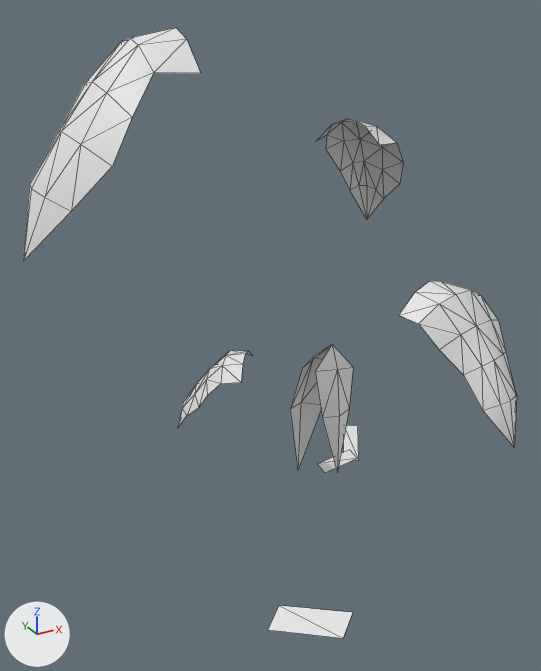
The OBJ model game/assets/models/plants/SM_Plant_PhilodendronClimbing_Leaf_LOD1.obj, before and after one commit.
Both versions are drawn from a 50 mm lens placed at (-2.2, -3.26, 3.01), pointed at (-0.43, -0.05, 1.41). Lighting does not change. The marker at lower left points along +X, +Y and +Z. The older version comes first. Mesh edges are drawn as thin lines. Where no turn or scale is listed for an object, it has been applied to the vertices. Vertices at exactly the same position are counted once.

In view in the first picture: 'SM_Plant_PhilodendronClimbing_Leaf_LOD1'.
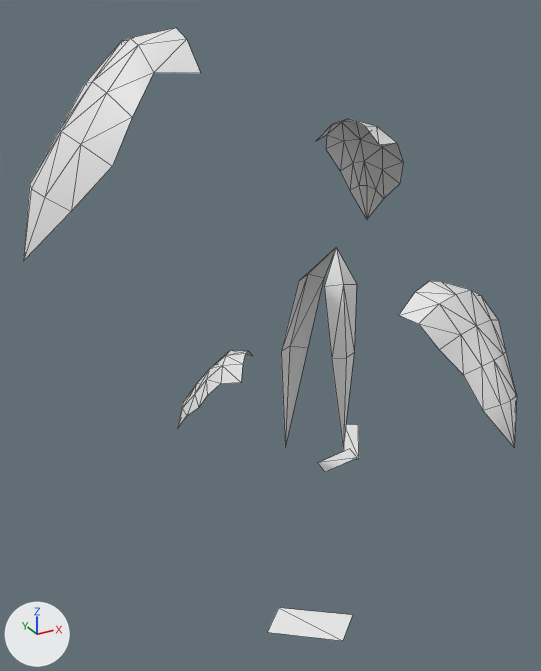
Pixel boxes (x1, y1, x2, y2) of what changed, in the pictures (541 x 671 px; the box of a moved part takes in the faces that stretch with it):
'SM_Plant_PhilodendronClimbing_Leaf_LOD1', reshaped: before (23, 28, 517, 638); after (23, 28, 517, 641)
part 1 of me_sm_plant_philodendronclimbing_leaf_lod1, moved or reshaped: before (268, 606, 352, 638); after (268, 608, 352, 641)
part 2 of me_sm_plant_philodendronclimbing_leaf_lod1, moved or reshaped: before (290, 344, 353, 472); after (281, 248, 357, 447)

The change in detail:
me_sm_plant_philodendronclimbing_leaf_lod1 has 131 vertices, 166 faces and spans x -1.65..0.97, y -1.22..1.06, z -0.03..2.93.
me_sm_plant_philodendronclimbing_leaf_lod1 is used by ob_sm_plant_philodendronclimbing_leaf_lod1; location (0.0, 0.0, 0.0).
me_sm_plant_philodendronclimbing_leaf_lod1 part 1: the loose piece of 4 vertices spanning x -0.75..-0.38, y -0.93..-0.51, z -0.03..0.13 is moved by (-0.01, -0.01, 0.0).
Part 2, on me_sm_plant_philodendronclimbing_leaf_lod1:
Vertex 116 of me_sm_plant_philodendronclimbing_leaf_lod1 moves from (0.0, 0.0, 1.24) at pixel (332, 344) to (0.0, 0.0, 1.82) at pixel (336, 247).
Vertex 117 of me_sm_plant_philodendronclimbing_leaf_lod1 moves from (-0.14, -0.04, 1.12) at pixel (315, 371) to (-0.13, -0.1, 1.65) at pixel (324, 286).
Vertex 118 of me_sm_plant_philodendronclimbing_leaf_lod1 moves from (-0.03, -0.11, 1.14) at pixel (337, 369) to (-0.05, -0.15, 1.66) at pixel (343, 284).
Vertex 119 of me_sm_plant_philodendronclimbing_leaf_lod1 moves from (0.11, -0.07, 1.1) at pixel (353, 367) to (0.07, -0.11, 1.63) at pixel (356, 284).
Vertex 120 of me_sm_plant_philodendronclimbing_leaf_lod1 moves from (-0.15, -0.14, 0.87) at pixel (322, 417) to (-0.15, -0.22, 1.27) at pixel (331, 358).
Vertex 121 of me_sm_plant_philodendronclimbing_leaf_lod1 moves from (-0.05, -0.18, 0.87) at pixel (339, 416) to (-0.08, -0.25, 1.28) at pixel (346, 357).
Vertex 122 of me_sm_plant_philodendronclimbing_leaf_lod1 moves from (0.06, -0.11, 0.86) at pixel (349, 408) to (0.02, -0.19, 1.26) at pixel (354, 352).
Vertex 123 of me_sm_plant_philodendronclimbing_leaf_lod1 moves from (-0.06, -0.18, 0.49) at pixel (337, 473) to (-0.08, -0.27, 0.71).
Vertex 124 of me_sm_plant_philodendronclimbing_leaf_lod1 moves from (0.07, 0.1, 1.07) to (0.04, 0.17, 1.58) at pixel (323, 278).
Vertex 125 of me_sm_plant_philodendronclimbing_leaf_lod1 moves from (-0.03, 0.15, 1.1) at pixel (313, 357) to (-0.04, 0.21, 1.61) at pixel (307, 274).
Vertex 126 of me_sm_plant_philodendronclimbing_leaf_lod1 moves from (-0.14, 0.09, 1.08) at pixel (302, 368) to (-0.13, 0.17, 1.59) at pixel (298, 281).
Vertex 127 of me_sm_plant_philodendronclimbing_leaf_lod1 moves from (0.07, 0.18, 0.74) to (0.02, 0.3, 1.09) at pixel (307, 348).
Vertex 128 of me_sm_plant_philodendronclimbing_leaf_lod1 moves from (-0.05, 0.25, 0.75) at pixel (300, 402) to (-0.07, 0.36, 1.1) at pixel (289, 346).
Vertex 129 of me_sm_plant_philodendronclimbing_leaf_lod1 moves from (-0.15, 0.22, 0.75) at pixel (290, 409) to (-0.15, 0.33, 1.1) at pixel (281, 351).
Vertex 130 of me_sm_plant_philodendronclimbing_leaf_lod1 moves from (-0.05, 0.27, 0.24) at pixel (297, 470) to (-0.08, 0.39, 0.36) at pixel (285, 447).
